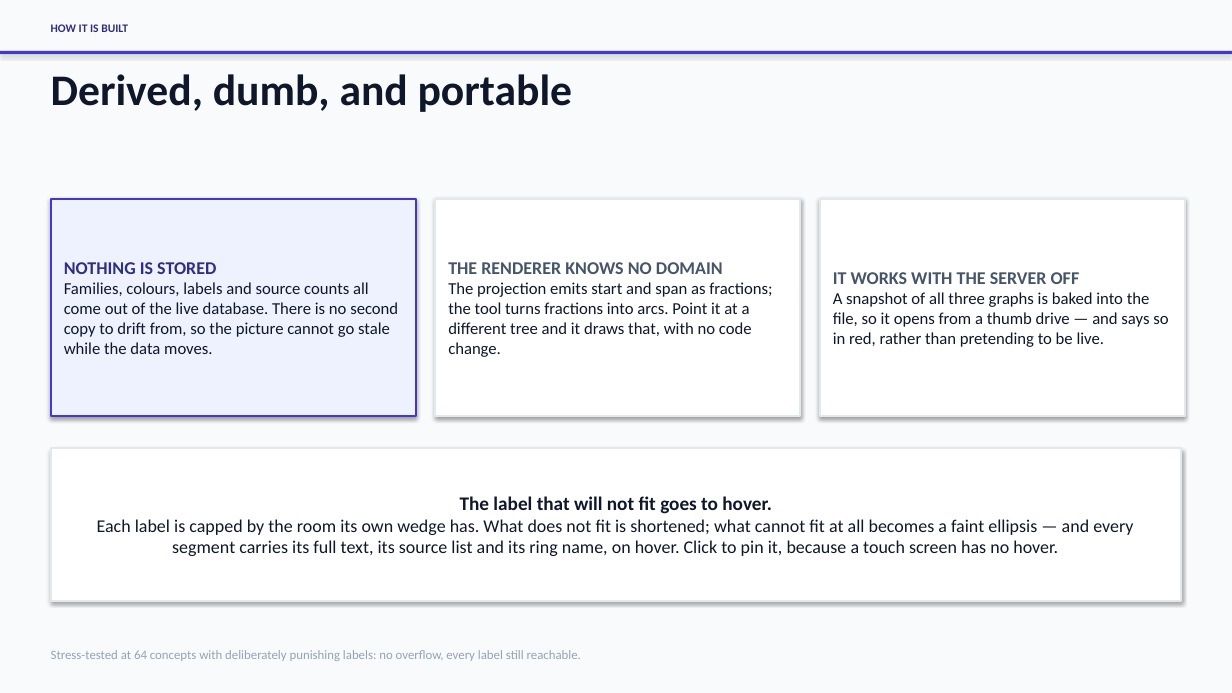
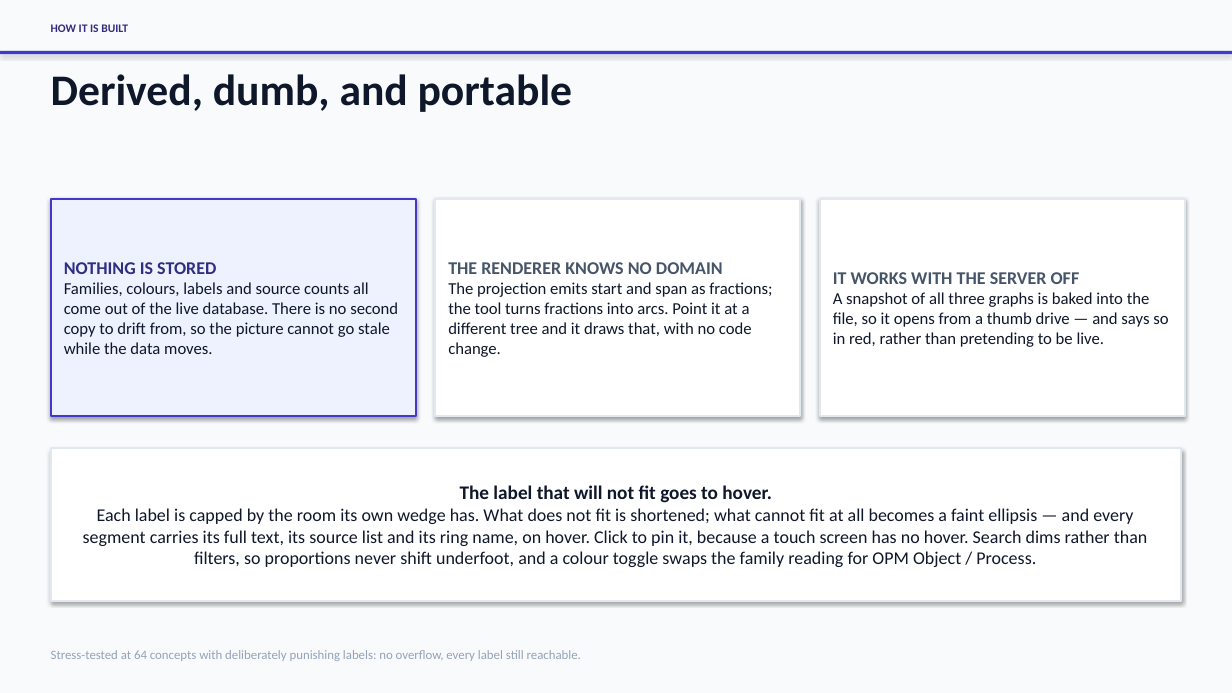
Before and after one commit to marpie1/rcn, a slide deck: slide 10 of tools/rcn-schema-sunburst-intro.pptx. Drawn at 1232x693 pixels with LibreOffice and Linux fonts; fonts in the diff are those of the drawing. Boxes give left, top, right and bottom in pixels: in the first picture for what was removed or moved away, otherwise in the second. Text is boxed around its words. In the diff, an @@ line names an element or a change of style, - is before the commit and + after.

```diff
--- a/tools/rcn-schema-sunburst-intro.pptx
+++ b/tools/rcn-schema-sunburst-intro.pptx
@@ text in rectangle at (x1=83, y1=508, x2=1148, y2=567): text changed @@
-Each label is capped by the room its own wedge has. What does not fit is shortened; what cannot fit at all becomes a faint ellipsis — and every segment carries its full text, its source list and its ring name, on hover. Click to pin it, because a touch screen has no hover.
+Each label is capped by the room its own wedge has. What does not fit is shortened; what cannot fit at all becomes a faint ellipsis — and every segment carries its full text, its source list and its ring name, on hover. Click to pin it, because a touch screen has no hover. Search dims rather than filters, so proportions never shift underfoot, and a colour toggle swaps the family reading for OPM Object / Process.
```
Also in this commit, not shown: 1 other slide changed, 3 other files.
